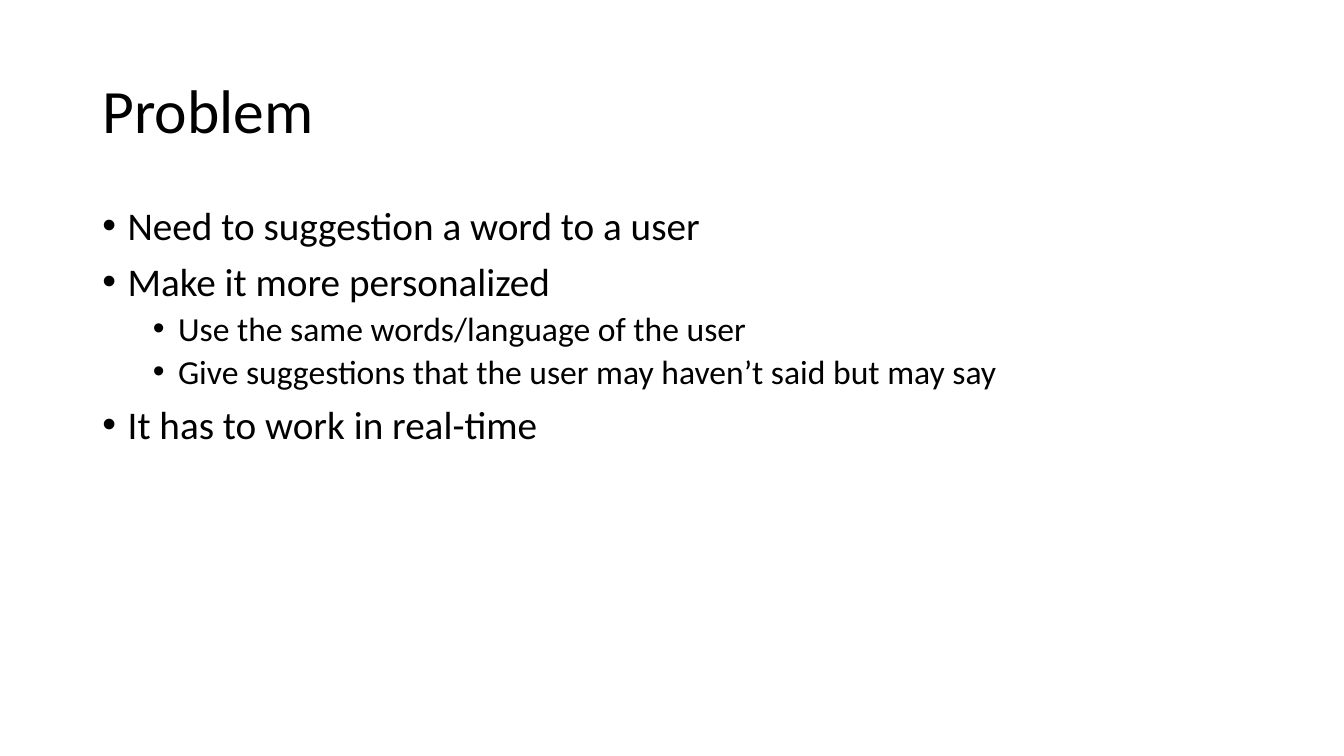
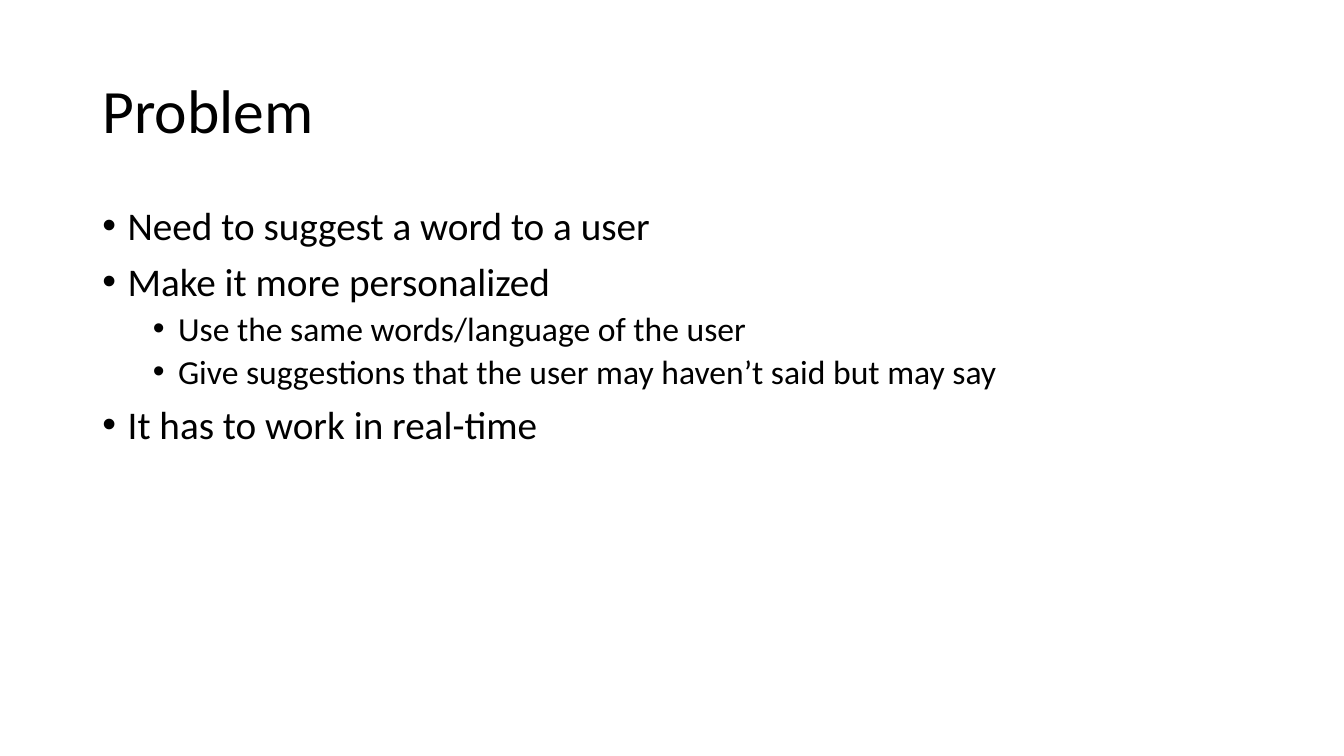
Before and after one commit to rwickman/Word-Suggestion, a slide deck: slide 2 of slides/Word Suggestion Slides.pptx. Drawn at 1344x756 pixels with LibreOffice and Linux fonts; fonts in the diff are those of the drawing. Boxes give left, top, right and bottom in pixels: in the first picture for what was removed or moved away, otherwise in the second. Text is boxed around its words. In the diff, an @@ line names an element or a change of style, - is before the commit and + after.

```diff
--- a/slides/Word Suggestion Slides.pptx
+++ b/slides/Word Suggestion Slides.pptx
@@ text at [128, 212, 650, 247]: text changed @@
-• Need to suggestion a word to a user
+• Need to suggest a word to a user
```
Also in this commit, not shown: 11 other slides changed, 1 other file.
